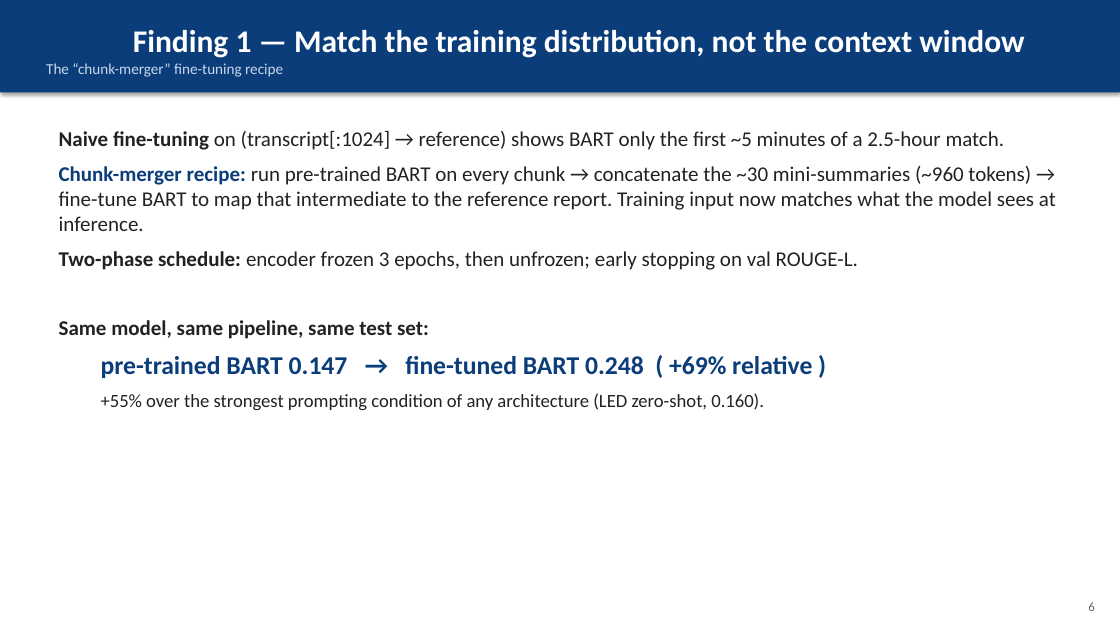
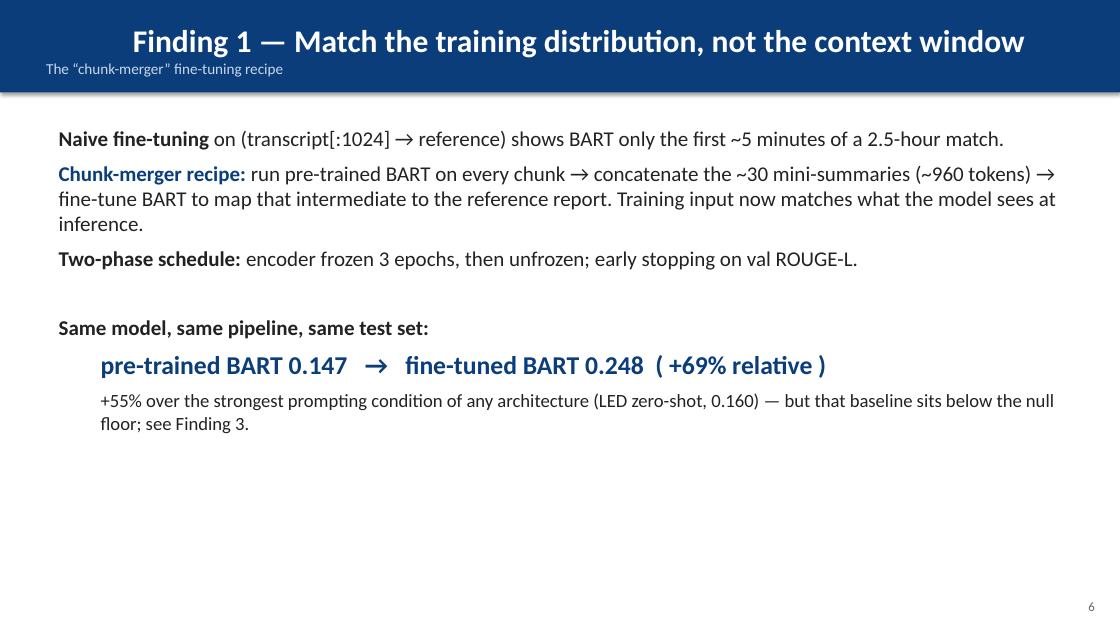
Before and after one commit to christiandalfarra/ANLP_Project, a slide deck: slide 6 of report/slides/ANLP_slides.pptx. Drawn at 1120x630 pixels with LibreOffice and Linux fonts; fonts in the diff are those of the drawing. Boxes give left, top, right and bottom in pixels: in the first picture for what was removed or moved away, otherwise in the second. Text is boxed around its words. In the diff, an @@ line names an element or a change of style, - is before the commit and + after.

```diff
--- a/report/slides/ANLP_slides.pptx
+++ b/report/slides/ANLP_slides.pptx
@@ text at (101, 393, 1054, 433): text changed @@
-  +55% over the strongest prompting condition of any architecture (LED zero-shot, 0.160).
+  +55% over the strongest prompting condition of any architecture (LED zero-shot, 0.160) — but that baseline sits below the null floor; see Finding 3.
```
Also in this commit, not shown: 3 other slides changed, 18 other files.
